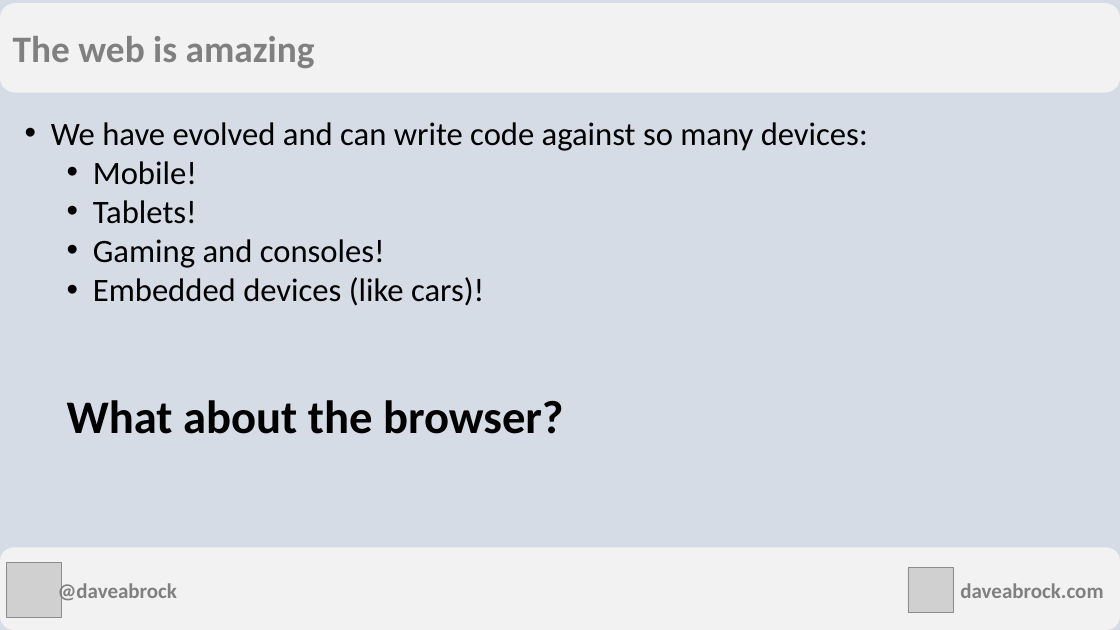
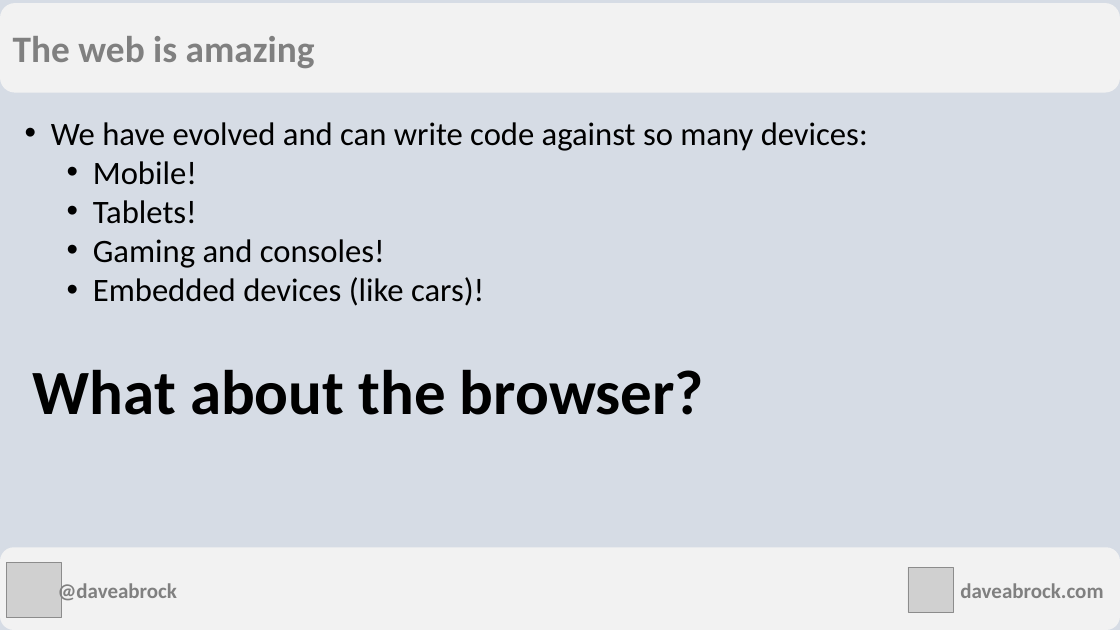
Before and after one commit to daveabrock/csharp-everywhere, a slide deck: slide 3 of slides/C# Everywhere with Blazor.pptx. Drawn at 1120x630 pixels with LibreOffice and Linux fonts; fonts in the diff are those of the drawing; grey boxes stand for pictures. Boxes give left, top, right and bottom in pixels: in the first picture for what was removed or moved away, otherwise in the second. Text is boxed around its words. In the diff, an @@ line names an element or a change of style, - is before the commit and + after.

```diff
--- a/slides/C# Everywhere with Blazor.pptx
+++ b/slides/C# Everywhere with Blazor.pptx
@@ text added at box(33, 369, 704, 415), 54 pt, text #000000, bold @@
+What about the browser?
@@ text at box(67, 400, 564, 434): paragraph removed @@
-  What about the browser?
```
Also in this commit, not shown: 2 other slides changed, 2 slides removed.
